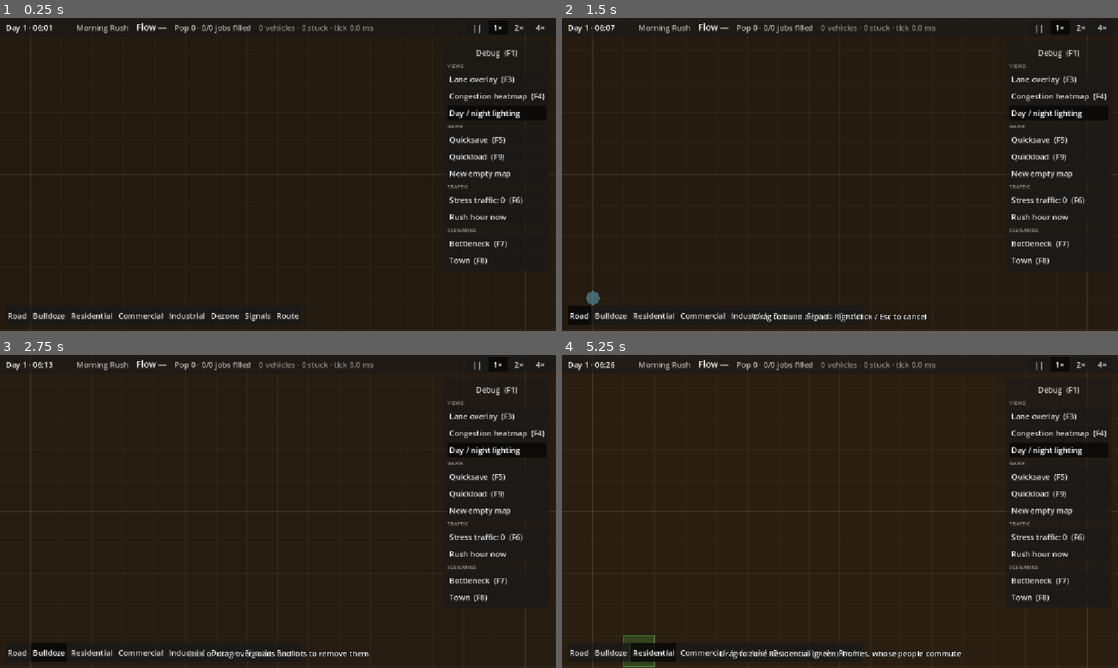
Above: before the commit, frames 1-4 (two rows, left to right).
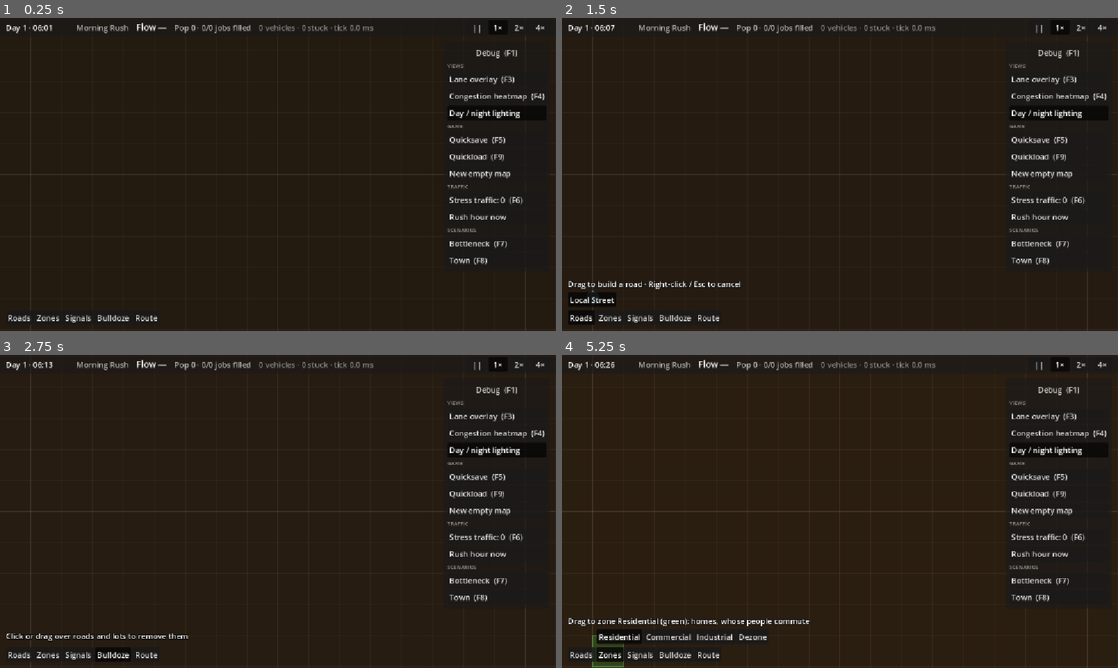
Above: after the commit, the same moments.

Repository: gimk/transit-flow
Game: Godot game, scene res://scenes/main.tscn
Two runs of this game, one before a commit and one after it. Both use one fixed random seed, a clock stepped at 60 frames per second and the inputs below.
Inputs (mouse positions are in pixels of both pictures, inside the frame that each line leads up to):
- Up to frame 1 (0.25 s): no input
- Up to frame 2 (1.5 s): click (578, 315) at 0.5 s, where only the run before the commit has a clickable "Road"; click (589, 299) at 1.25 s, where only the run after the commit has a clickable "Local Street"
- Up to frame 3 (2.75 s): click "Bulldoze" at 2 s
- Up to frame 4 (5.25 s): click (578, 655) at 2.75 s, where only the run after the commit has a clickable "Roads"; click (650, 652) at 3.5 s, where only the run before the commit has a clickable "Residential"; click (612, 655) at 4.25 s, where only the run after the commit has a clickable "Zones"; click "Residential" at 5 s

The runs differ from the first frame. In frame 1, 0.7% of the frame differs, in the area x 1-54%, y 94-98%; in frame 2, 1.7%; in frame 3, 1.4%; in frame 4, 2.6%, in the area x 1-72%, y 84-100%.

Commit message:
Phase 4: build palette with tool families, variant sub-menus and the hint above the tools
The toolbar becomes ToolPalette: Roads (one entry per road type found in
data/road_types), Zones (Residential / Commercial / Industrial / Dezone), Signals,
Bulldoze, Route. Picking a family opens its sub-menu above its button and picks
the last-used variant; the palette follows keyboard shortcuts. The tool hint now
reads just above the tools instead of overlapping them. Tools expose variants
(BuildTool.get_variants/set_variant/cycle_variant) through Events; pressing the
road shortcut again cycles road types once there are several.

Diff:
--- a/core/events.gd
+++ b/core/events.gd
@@ -22,6 +22,11 @@
 ## UI asks for a tool by id ("" = no tool); ToolManager answers with tool_changed.
 signal tool_requested(tool_id: StringName)
 signal tool_changed(tool_id: StringName)
+## UI asks for a tool in a given variant (e.g. RoadTool + a road type id; "" = the tool
+## as it is). Unlike tool_requested it never toggles the tool off.
+signal tool_variant_requested(tool_id: StringName, variant: StringName)
+## A tool switched variant (from the UI or its shortcut).
+signal tool_variant_changed(tool_id: StringName, variant: StringName)
 ## Contextual help or error text for the active tool ("" hides it).
 signal tool_hint_changed(text: String)
 
--- a/sim/roads/road_type.gd
+++ b/sim/roads/road_type.gd
@@ -18,6 +18,19 @@
 	return lane_width * lanes_per_direction * 2
 
 
+## Every road type in DIRECTORY, narrowest first (the order the build palette lists them).
+static func list_all() -> Array[RoadType]:
+	var types: Array[RoadType] = []
+	for file in ResourceLoader.list_directory(DIRECTORY):
+		if file.ends_with(".tres"):
+			var road_type := load(DIRECTORY + file) as RoadType
+			if road_type != null:
+				types.append(road_type)
+	types.sort_custom(func(a: RoadType, b: RoadType) -> bool:
+		return a.get_total_width() < b.get_total_width() if a.get_total_width() != b.get_total_width() else String(a.id) < String(b.id))
+	return types
+
+
 static func load_by_id(type_id: StringName) -> RoadType:
 	var path := DIRECTORY + String(type_id) + ".tres"
 	if not ResourceLoader.exists(path):
--- a/tests/integration/test_build_tools.gd
+++ b/tests/integration/test_build_tools.gd
@@ -174,7 +174,7 @@
 func test_main_scene_has_its_key_nodes() -> void:
 	for path in ["World/GridRenderer", "World/ZoneRenderer", "World/RoadRenderer", "World/IntersectionRenderer", "World/LotRenderer",
 			"World/VehicleRenderer", "World/HeatmapOverlay", "World/DayNight", "World/ExternalRenderer",
-			"World/LaneOverlay", "World/Tools", "MapCamera", "HUD"]:
+			"World/LaneOverlay", "World/Tools", "MapCamera", "HUD", "HUD/ToolPalette"]:
 		assert_not_null(_main.get_node_or_null(path), path)
 	for tool_id: StringName in ToolManager.TOOL_SHORTCUTS.values():
 		assert_not_null(_main.get_node_or_null("World/Tools/" + tool_id), "tool " + tool_id)
@@ -234,6 +234,78 @@
 	assert_eq(Game.simulation.externals.points.size(), 1)
 
 
+func _palette() -> ToolPalette:
+	return _main.get_node("HUD/ToolPalette")
+
+
+func _active_tool_id() -> StringName:
+	var tool := (_main.get_node("World/Tools") as ToolManager).active_tool
+	return tool.name if tool != null else &""
+
+
+func test_palette_zones_family_opens_its_variants() -> void:
+	var palette := _palette()
+	var submenu := palette.get_submenu("Zones")
+	assert_false(submenu.visible, "closed until the family is picked")
+	palette.get_family_button("Zones").pressed.emit()
+	assert_eq(_active_tool_id(), &"ResidentialZoneTool", "the first zone type by default")
+	assert_true(submenu.visible)
+	assert_true(palette.get_entry_button("Zones", "Residential").button_pressed)
+	palette.get_entry_button("Zones", "Industrial").pressed.emit()
+	assert_eq(_active_tool_id(), &"IndustrialZoneTool")
+	assert_true(palette.get_entry_button("Zones", "Industrial").button_pressed)
+	assert_false(palette.get_entry_button("Zones", "Residential").button_pressed)
+	# Another family closes the sub-menu; coming back picks the last-used zone type.
+	palette.get_family_button("Bulldoze").pressed.emit()
+	assert_false(submenu.visible)
+	palette.get_family_button("Zones").pressed.emit()
+	assert_eq(_active_tool_id(), &"IndustrialZoneTool")
+	# Pressing the open family again puts the tool away.
+	palette.get_family_button("Zones").pressed.emit()
+	assert_eq(_active_tool_id(), &"")
+
+
+func test_palette_follows_keyboard_shortcuts() -> void:
+	var palette := _palette()
+	await _press_action(&"tool_commercial")
+	assert_true(palette.get_submenu("Zones").visible)
+	assert_true(palette.get_entry_button("Zones", "Commercial").button_pressed)
+	assert_true(palette.get_family_button("Zones").button_pressed)
+	await _press_action(&"tool_road")
+	assert_false(palette.get_submenu("Zones").visible)
+	assert_true(palette.get_family_button("Roads").button_pressed)
+
+
+func test_palette_builds_roads_of_the_picked_type() -> void:
+	var palette := _palette()
+	var types := RoadType.list_all()
+	assert_false(types.is_empty())
+	palette.get_family_button("Roads").pressed.emit()
+	assert_true(palette.get_submenu("Roads").visible, "road types to pick from")
+	var picked: RoadType = types.back()
+	palette.get_entry_button("Roads", picked.display_name).pressed.emit()
+	assert_eq((_main.get_node("World/Tools/RoadTool") as RoadTool).road_type, picked)
+	await _drag(_grid_point(-2, 0), _grid_point(2, 0))
+	var segments := Game.simulation.roads.segments.values()
+	assert_eq(segments.size(), 1)
+	assert_eq(segments[0].road_type, picked)
+
+
+func test_hint_reads_above_the_toolbar() -> void:
+	var palette := _palette()
+	palette.get_family_button("Zones").pressed.emit()
+	await wait_process_frames(3)
+	var hint: Label = palette.get_node("HintLabel")
+	assert_true(hint.visible)
+	assert_ne(hint.text, "")
+	var toolbar: Control = palette.get_node("Toolbar")
+	var submenu := palette.get_submenu("Zones")
+	assert_lte(submenu.get_global_rect().end.y, toolbar.get_global_rect().position.y + 0.5, "sub-menu above the toolbar")
+	assert_lte(hint.get_global_rect().end.y, submenu.get_global_rect().position.y + 0.5, "hint above the sub-menu")
+	assert_almost_eq(submenu.get_global_rect().position.x, palette.get_family_button("Zones").get_global_rect().position.x, 1.0,
+		"sub-menu lined up with its family button")
+
+
 func test_debug_menu_folds_away() -> void:
 	var menu: DebugMenu = _main.get_node("HUD/DebugMenu")
 	var body: Control = menu.get_child(0).get_child(0).get_child(1)
--- a/tools/build_tool.gd
+++ b/tools/build_tool.gd
@@ -34,6 +34,31 @@
 	return false
 
 
+## Variants a tool comes in (e.g. road types), as variant ids; empty if it has none.
+func get_variants() -> Array[StringName]:
+	return []
+
+
+func get_variant() -> StringName:
+	return &""
+
+
+## Switches to a variant from get_variants(); tools with variants override this and
+## announce the change with Events.tool_variant_changed.
+func set_variant(_variant: StringName) -> void:
+	pass
+
+
+## Moves on to the next variant (the tool's shortcut pressed again). Returns false if
+## there's nothing to cycle through.
+func cycle_variant() -> bool:
+	var variants := get_variants()
+	if variants.size() < 2:
+		return false
+	set_variant(variants[(variants.find(get_variant()) + 1) % variants.size()])
+	return true
+
+
 ## Pointer position in world space. Tools must use this instead of get_global_mouse_position().
 func get_pointer_position() -> Vector2:
 	return (get_parent() as ToolManager).get_pointer_world_position()
--- a/tools/road_tool.gd
+++ b/tools/road_tool.gd
@@ -21,8 +21,28 @@
 
 
 func _ready() -> void:
-	road_type = RoadType.load_by_id(&"local_2lane")
+	road_type = RoadType.list_all()[0]
 	super()
+
+
+func get_variants() -> Array[StringName]:
+	var ids: Array[StringName] = []
+	for type in RoadType.list_all():
+		ids.append(type.id)
+	return ids
+
+
+func get_variant() -> StringName:
+	return road_type.id
+
+
+func set_variant(variant: StringName) -> void:
+	var type := RoadType.load_by_id(variant)
+	if type == null or type == road_type:
+		return
+	road_type = type
+	Events.tool_variant_changed.emit(name, variant)
+	queue_redraw()
 
 
 func activate() -> void:
--- a/tools/tool_manager.gd
+++ b/tools/tool_manager.gd
@@ -1,7 +1,8 @@
 class_name ToolManager
 extends Node2D
 ## Routes world input to the active build tool. Tools are BuildTool children;
-## a tool's id is its node name. Selecting the active tool again turns it off.
+## a tool's id is its node name. Selecting the active tool again turns it off, unless
+## it has variants to cycle through (pressing R again picks the next road type).
 
 ## Input action -> tool id.
 const TOOL_SHORTCUTS := {
@@ -23,6 +24,18 @@
 
 func _ready() -> void:
 	Events.tool_requested.connect(select_tool)
+	Events.tool_variant_requested.connect(use_tool)
+
+
+## Makes `tool_id` the active tool (without toggling it off) in `variant`, if given.
+func use_tool(tool_id: StringName, variant: StringName = &"") -> void:
+	var tool := get_node_or_null(NodePath(tool_id)) as BuildTool
+	if tool == null:
+		return
+	if tool != active_tool:
+		select_tool(tool_id)
+	if variant != &"":
+		tool.set_variant(variant)
 
 
 func _input(event: InputEvent) -> void:
@@ -51,7 +64,11 @@
 func _unhandled_input(event: InputEvent) -> void:
 	for action: StringName in TOOL_SHORTCUTS:
 		if event.is_action_pressed(action):
-			select_tool(TOOL_SHORTCUTS[action])
+			# The active tool's shortcut cycles its variants (road types); otherwise it
+			# toggles the tool.
+			var tool_id: StringName = TOOL_SHORTCUTS[action]
+			if active_tool == null or active_tool.name != tool_id or not active_tool.cycle_variant():
+				select_tool(tool_id)
 			get_viewport().set_input_as_handled()
 			return
 	if event.is_action_pressed("tool_cancel"):
--- a/ui/hud.gd
+++ b/ui/hud.gd
@@ -1,6 +1,6 @@
 extends CanvasLayer
-## Top bar (day, clock, traffic period, speed controls), bottom toolbar,
-## tool hint line and short-lived notifications.
+## Top bar (day, clock, traffic period, Flow, speed controls) and short-lived
+## notifications. The build palette (bottom left) is ToolPalette.
 
 const NOTIFICATION_SECONDS := 2.0
 ## Flow thresholds for the HUD colour (80% is the level-up goal in the design).
@@ -13,18 +13,6 @@
 @onready var _city_label: Label = %CityLabel
 @onready var _stats_label: Label = %StatsLabel
 @onready var _speed_buttons: Array[Button] = [%PauseButton, %Speed1Button, %Speed2Button, %Speed3Button]
-## Tool id (= ToolManager child node name) -> its toolbar button.
-@onready var _tool_buttons: Dictionary[StringName, Button] = {
-	&"RoadTool": %RoadButton,
-	&"BulldozeTool": %BulldozeButton,
-	&"ResidentialZoneTool": %ResidentialButton,
-	&"CommercialZoneTool": %CommercialButton,
-	&"IndustrialZoneTool": %IndustrialButton,
-	&"DezoneTool": %DezoneButton,
-	&"SignalTool": %SignalButton,
-	&"RouteTool": %RouteButton,
-}
-@onready var _hint_label: Label = %HintLabel
 @onready var _notification_label: Label = %NotificationLabel
 
 var _notification_tween: Tween
@@ -33,15 +21,9 @@
 func _ready() -> void:
 	for i in _speed_buttons.size():
 		_speed_buttons[i].pressed.connect(Game.set_speed.bind(i))
-	for tool_id in _tool_buttons:
-		_tool_buttons[tool_id].pressed.connect(Events.tool_requested.emit.bind(tool_id))
 	Events.speed_changed.connect(_on_speed_changed)
-	Events.tool_changed.connect(_on_tool_changed)
-	Events.tool_hint_changed.connect(_on_tool_hint_changed)
 	Events.notification_posted.connect(_on_notification_posted)
 	_on_speed_changed(Game.speed_index, Game.SPEED_MULTIPLIERS[Game.speed_index])
-	_on_tool_changed(&"")
-	_on_tool_hint_changed("")
 	_notification_label.modulate.a = 0.0
 
 
@@ -79,16 +61,6 @@
 		_speed_buttons[i].set_pressed_no_signal(i == speed_index)
 
 
-func _on_tool_changed(tool_id: StringName) -> void:
-	for id in _tool_buttons:
-		_tool_buttons[id].set_pressed_no_signal(id == tool_id)
-
-
-func _on_tool_hint_changed(text: String) -> void:
-	_hint_label.text = text
-	_hint_label.visible = text != ""
-
-
 func _on_notification_posted(text: String) -> void:
 	_notification_label.text = text
 	if _notification_tween != null:
--- a/ui/hud.tscn
+++ b/ui/hud.tscn
@@ -2,6 +2,7 @@
 
 [ext_resource type="Script" path="res://ui/hud.gd" id="1_hud"]
 [ext_resource type="Script" path="res://ui/debug_menu.gd" id="2_debug_menu"]
+[ext_resource type="Script" path="res://ui/tool_palette.gd" id="3_tool_palette"]
 
 [node name="HUD" type="CanvasLayer"]
 script = ExtResource("1_hud")
@@ -101,97 +102,34 @@
 toggle_mode = true
 text = "4×"
 
-[node name="Toolbar" type="PanelContainer" parent="."]
+[node name="ToolPalette" type="VBoxContainer" parent="."]
 anchors_preset = 2
 anchor_top = 1.0
 anchor_bottom = 1.0
 offset_left = 12.0
 offset_top = -52.0
+offset_right = 12.0
 offset_bottom = -12.0
 grow_vertical = 0
+theme_override_constants/separation = 6
+alignment = 2
+script = ExtResource("3_tool_palette")
 
-[node name="Buttons" type="HBoxContainer" parent="Toolbar"]
+[node name="HintLabel" type="Label" parent="ToolPalette"]
 layout_mode = 2
-
-[node name="RoadButton" type="Button" parent="Toolbar/Buttons"]
-unique_name_in_owner = true
-layout_mode = 2
-focus_mode = 0
-tooltip_text = "Build roads (R)"
-toggle_mode = true
-text = "Road"
-
-[node name="BulldozeButton" type="Button" parent="Toolbar/Buttons"]
-unique_name_in_owner = true
-layout_mode = 2
-focus_mode = 0
-tooltip_text = "Bulldoze (B)"
-toggle_mode = true
-text = "Bulldoze"
-
-[node name="ResidentialButton" type="Button" parent="Toolbar/Buttons"]
-unique_name_in_owner = true
-layout_mode = 2
-focus_mode = 0
-tooltip_text = "Zone Residential (H)"
-toggle_mode = true
-text = "Residential"
-
-[node name="CommercialButton" type="Button" parent="Toolbar/Buttons"]
-unique_name_in_owner = true
-layout_mode = 2
-focus_mode = 0
-tooltip_text = "Zone Commercial (C)"
-toggle_mode = true
-text = "Commercial"
-
-[node name="IndustrialButton" type="Button" parent="Toolbar/Buttons"]
-unique_name_in_owner = true
-layout_mode = 2
-focus_mode = 0
-tooltip_text = "Zone Industrial (I)"
-toggle_mode = true
-text = "Industrial"
-
-[node name="DezoneButton" type="Button" parent="Toolbar/Buttons"]
-unique_name_in_owner = true
-layout_mode = 2
-focus_mode = 0
-tooltip_text = "Remove zoning (X)"
-toggle_mode = true
-text = "Dezone"
-
-[node name="SignalButton" type="Button" parent="Toolbar/Buttons"]
-unique_name_in_owner = true
-layout_mode = 2
-focus_mode = 0
-tooltip_text = "Traffic lights (L): click a junction to toggle its lights"
-toggle_mode = true
-text = "Signals"
-
-[node name="RouteButton" type="Button" parent="Toolbar/Buttons"]
-unique_name_in_owner = true
-layout_mode = 2
-focus_mode = 0
-tooltip_text = "Route inspector (T): click two roads to see the quickest route"
-toggle_mode = true
-text = "Route"
-
-[node name="HintLabel" type="Label" parent="."]
-unique_name_in_owner = true
-anchors_preset = 7
-anchor_left = 0.5
-anchor_top = 1.0
-anchor_right = 0.5
-anchor_bottom = 1.0
-offset_top = -44.0
-offset_bottom = -16.0
-grow_horizontal = 2
-grow_vertical = 0
 theme_override_colors/font_outline_color = Color(0, 0, 0, 0.8)
 theme_override_constants/outline_size = 6
-horizontal_alignment = 1
-vertical_alignment = 1
+
+[node name="SubMenus" type="Control" parent="ToolPalette"]
+layout_mode = 2
+mouse_filter = 2
+
+[node name="Toolbar" type="PanelContainer" parent="ToolPalette"]
+layout_mode = 2
+size_flags_horizontal = 0
+
+[node name="Buttons" type="HBoxContainer" parent="ToolPalette/Toolbar"]
+layout_mode = 2
 
 [node name="NotificationLabel" type="Label" parent="."]
 unique_name_in_owner = true
--- /dev/null
+++ b/ui/tool_palette.gd
@@ -0,0 +1,206 @@
+class_name ToolPalette
+extends VBoxContainer
+## Bottom-left build palette: one toolbar button per tool family (Roads, Zones, …). A
+## family with variants (road types, zone types) opens a sub-menu of them just above
+## the toolbar; the family's button picks its last-used variant. The active tool's hint
+## reads above both. Everything follows the active tool, whether it was picked here or
+## with a keyboard shortcut.
+
+## Tool families, left to right. A family has either one "tool", "variants_of" a tool
+## (its variants come from data, e.g. RoadType.list_all()), or a list of "entries" that
+## are separate tools.
+const FAMILIES: Array[Dictionary] = [
+	{ "label": "Roads", "variants_of": &"RoadTool", "tooltip": "Build roads (R; R again: next road type)" },
+	{ "label": "Zones", "tooltip": "Zone land for buildings", "entries": [
+		{ "tool": &"ResidentialZoneTool", "label": "Residential", "tooltip": "Zone Residential (H)" },
+		{ "tool": &"CommercialZoneTool", "label": "Commercial", "tooltip": "Zone Commercial (C)" },
+		{ "tool": &"IndustrialZoneTool", "label": "Industrial", "tooltip": "Zone Industrial (I)" },
+		{ "tool": &"DezoneTool", "label": "Dezone", "tooltip": "Remove zoning (X)" },
+	] },
+	{ "label": "Signals", "tool": &"SignalTool", "tooltip": "Traffic lights (L): click a junction to toggle its lights" },
+	{ "label": "Bulldoze", "tool": &"BulldozeTool", "tooltip": "Bulldoze (B)" },
+	{ "label": "Route", "tool": &"RouteTool", "tooltip": "Route inspector (T): click two roads to see the quickest route" },
+]
+
+## Per family: its entries as { "tool", "variant" (&"" for none), "label", "tooltip" }.
+var _entries: Array[Array] = []
+## Per family: the toolbar button, its sub-menu row (null without variants), and the
+## sub-menu's buttons (one per entry).
+var _family_buttons: Array[Button] = []
+var _submenus: Array[Control] = []
+var _entry_buttons: Array[Array] = []
+## Per family: the entry its button picks (the last used one).
+var _remembered: Array[int] = []
+## Tool id -> its current variant, as last announced by the tool.
+var _variants: Dictionary[StringName, StringName] = {}
+var _active_tool := &""
+
+@onready var _hint_label: Label = $HintLabel
+@onready var _submenu_holder: Control = $SubMenus
+@onready var _toolbar: HBoxContainer = $Toolbar/Buttons
+
+
+func _ready() -> void:
+	for family_index in FAMILIES.size():
+		var family := FAMILIES[family_index]
+		_entries.append(_family_entries(family))
+		_remembered.append(0)
+		var button := _make_button(family.label, family.tooltip)
+		button.pressed.connect(_on_family_pressed.bind(family_index))
+		_toolbar.add_child(button)
+		_family_buttons.append(button)
+		_add_submenu(family_index)
+	# Tools start in their first variant (RoadTool: the narrowest road type).
+	for entries in _entries:
+		for entry: Dictionary in entries:
+			if entry.variant != &"" and not _variants.has(entry.tool):
+				_variants[entry.tool] = entry.variant
+	Events.tool_changed.connect(_on_tool_changed)
+	Events.tool_variant_changed.connect(_on_tool_variant_changed)
+	Events.tool_hint_changed.connect(_on_tool_hint_changed)
+	_on_tool_changed(&"")
+	_on_tool_hint_changed("")
+
+
+## The sub-menu row of a family (null if it has none), for tests and layout.
+func get_submenu(family_label: String) -> Control:
+	return _submenus[_family_index(family_label)]
+
+
+func get_family_button(family_label: String) -> Button:
+	return _family_buttons[_family_index(family_label)]
+
+
+func get_entry_button(family_label: String, entry_label: String) -> Button:
+	var index := _family_index(family_label)
+	for i in _entries[index].size():
+		if _entries[index][i].label == entry_label:
+			return _entry_buttons[index][i]
+	return null
+
+
+func _family_index(family_label: String) -> int:
+	for i in FAMILIES.size():
+		if FAMILIES[i].label == family_label:
+			return i
+	return -1
+
+
+static func _family_entries(family: Dictionary) -> Array[Dictionary]:
+	var entries: Array[Dictionary] = []
+	if family.has("tool"):
+		entries.append({ "tool": family.tool, "variant": &"", "label": family.label, "tooltip": family.tooltip })
+	elif family.has("variants_of"):
+		# Only road types for now; other tools with data-driven variants slot in here.
+		for road_type in RoadType.list_all():
+			entries.append({ "tool": family.variants_of, "variant": road_type.id, "label": road_type.display_name,
+				"tooltip": "%s: %d lane%s each way" % [road_type.display_name, road_type.lanes_per_direction,
+					"" if road_type.lanes_per_direction == 1 else "s"] })
+	else:
+		for entry: Dictionary in family.entries:
+			entries.append({ "tool": entry.tool, "variant": &"", "label": entry.label, "tooltip": entry.tooltip })
+	return entries
+
+
+func _add_submenu(family_index: int) -> void:
+	var buttons: Array[Button] = []
+	var family := FAMILIES[family_index]
+	if family.has("tool"):
+		_submenus.append(null)
+		_entry_buttons.append(buttons)
+		return
+	var panel := PanelContainer.new()
+	panel.visible = false
+	var row := HBoxContainer.new()
+	panel.add_child(row)
+	for entry_index in _entries[family_index].size():
+		var entry: Dictionary = _entries[family_index][entry_index]
+		var button := _make_button(entry.label, entry.tooltip)
+		button.pressed.connect(_on_entry_pressed.bind(family_index, entry_index))
+		row.add_child(button)
+		buttons.append(button)
+	_submenu_holder.add_child(panel)
+	_submenus.append(panel)
+	_entry_buttons.append(buttons)
+
+
+func _make_button(text: String, tooltip: String) -> Button:
+	var button := Button.new()
+	button.text = text
+	button.tooltip_text = tooltip
+	button.toggle_mode = true
+	button.focus_mode = Control.FOCUS_NONE
+	return button
+
+
+func _on_family_pressed(family_index: int) -> void:
+	if _family_of(_active_tool) == family_index:
+		Events.tool_requested.emit(&"")
+		return
+	var entry: Dictionary = _entries[family_index][_remembered[family_index]]
+	Events.tool_variant_requested.emit(entry.tool, entry.variant)
+
+
+func _on_entry_pressed(family_index: int, entry_index: int) -> void:
+	var entry: Dictionary = _entries[family_index][entry_index]
+	Events.tool_variant_requested.emit(entry.tool, entry.variant)
+	# Already active in that variant: nothing changes, so put the buttons back as they were.
+	_refresh()
+
+
+func _on_tool_changed(tool_id: StringName) -> void:
+	_active_tool = tool_id
+	_refresh()
+
+
+func _on_tool_variant_changed(tool_id: StringName, variant: StringName) -> void:
+	_variants[tool_id] = variant
+	_refresh()
+
+
+## Family and entry of the active tool (in its current variant), or -1.
+func _family_of(tool_id: StringName) -> int:
+	return _locate(tool_id).x
+
+
+func _locate(tool_id: StringName) -> Vector2i:
+	if tool_id == &"":
+		return Vector2i(-1, -1)
+	for family_index in _entries.size():
+		for entry_index in _entries[family_index].size():
+			var entry: Dictionary = _entries[family_index][entry_index]
+			if entry.tool == tool_id and (entry.variant == &"" or entry.variant == _variants.get(tool_id, &"")):
+				return Vector2i(family_index, entry_index)
+	return Vector2i(-1, -1)
+
+
+func _refresh() -> void:
+	var active := _locate(_active_tool)
+	if active.x != -1:
+		_remembered[active.x] = active.y
+	for family_index in _family_buttons.size():
+		var is_open := family_index == active.x
+		_family_buttons[family_index].set_pressed_no_signal(is_open)
+		var submenu := _submenus[family_index]
+		if submenu == null:
+			continue
+		submenu.visible = is_open
+		for entry_index in _entry_buttons[family_index].size():
+			_entry_buttons[family_index][entry_index].set_pressed_no_signal(is_open and entry_index == active.y)
+	_place_submenu.call_deferred(active.x)
+
+
+## Lines the open sub-menu up with its family's button.
+func _place_submenu(family_index: int) -> void:
+	if family_index == -1 or _submenus[family_index] == null:
+		_submenu_holder.custom_minimum_size.y = 0.0
+		return
+	var submenu := _submenus[family_index]
+	submenu.size = submenu.get_combined_minimum_size()
+	submenu.position = Vector2(_family_buttons[family_index].position.x, 0.0)
+	_submenu_holder.custom_minimum_size.y = submenu.size.y
+
+
+func _on_tool_hint_changed(text: String) -> void:
+	_hint_label.text = text
+	_hint_label.visible = text != ""
Not shown, added: ui/tool_palette.gd.uid
Not shown, changed: CLAUDE.md
Not shown, changed: docs/IMPLEMENTATION_PLAN.md
